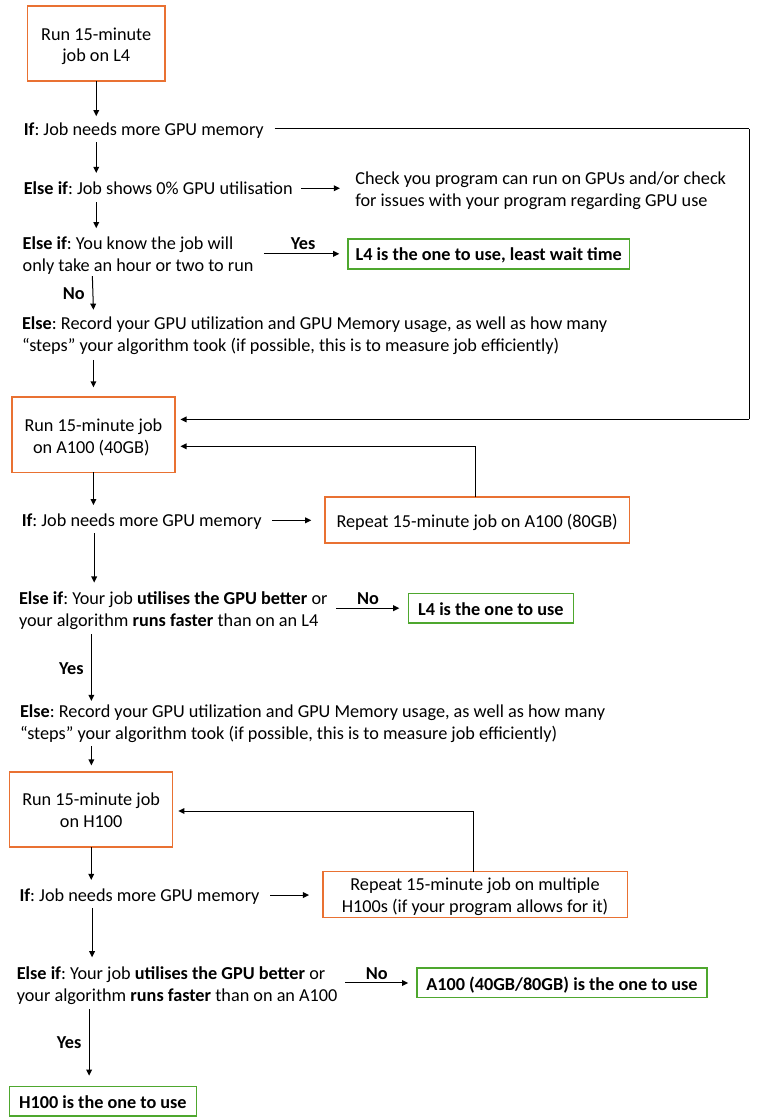
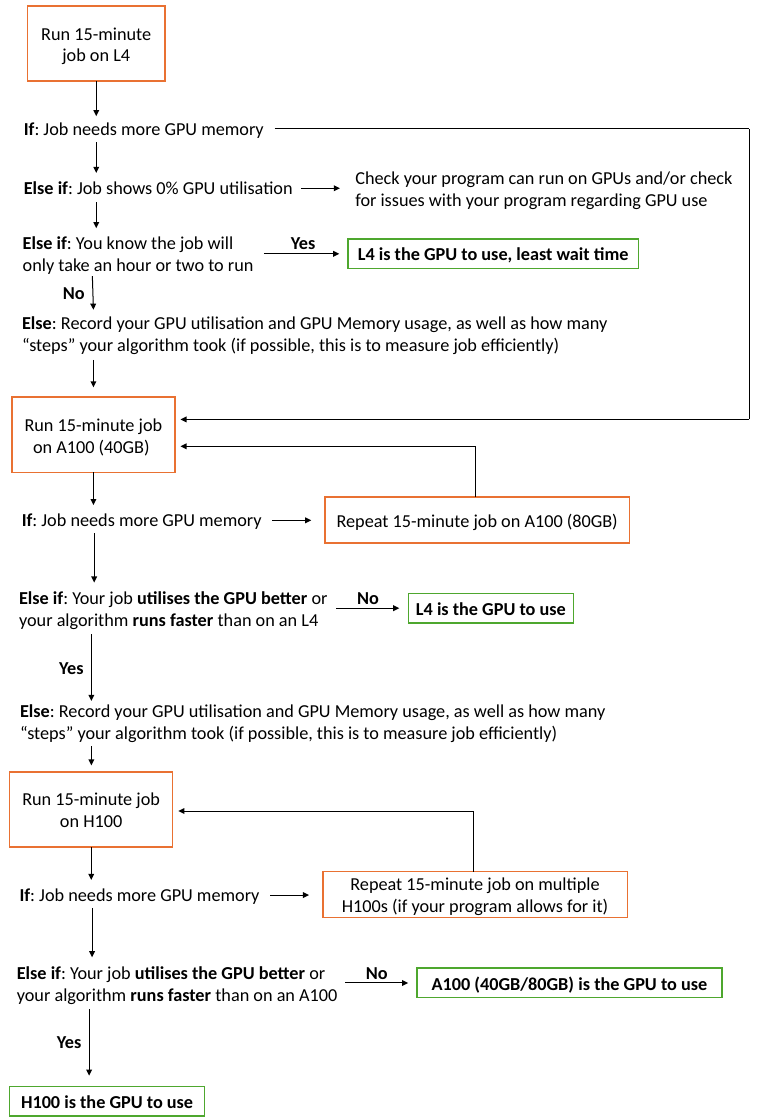
Before and after one commit to nesi/support-docs, a slide deck: slide 1 of docs/assets/images/GPU_What_GPU_is_right_for_your_job.pptx. Drawn at 761x1120 pixels with LibreOffice and Linux fonts; fonts in the diff are those of the drawing. Boxes give left, top, right and bottom in pixels: in the first picture for what was removed or moved away, otherwise in the second. Text is boxed around its words. In the diff, an @@ line names an element or a change of style, - is before the commit and + after.

```diff
--- a/docs/assets/images/GPU_What_GPU_is_right_for_your_job.pptx
+++ b/docs/assets/images/GPU_What_GPU_is_right_for_your_job.pptx
@@ text at (x1=355, y1=171, x2=732, y2=209): text changed @@
-Check you program can run on GPUs and/or check for issues with your program regarding GPU use
+Check your program can run on GPUs and/or check for issues with your program regarding GPU use
@@ rectangle "L4 is the GPU to ..." resized from (x1=348, y1=239, x2=630, y2=269) to (x1=348, y1=239, x2=638, y2=269) @@
@@ text in rectangle at (x1=358, y1=247, x2=629, y2=263): text changed @@
-L4 is the one to use, least wait time
+L4 is the GPU to use, least wait time
@@ text at (x1=22, y1=316, x2=608, y2=354): text changed @@
-Else: Record your GPU utilization and GPU Memory usage, as well as how many “steps” your algorithm took (if possible, this is to measure job efficiently)
+Else: Record your GPU utilisation and GPU Memory usage, as well as how many “steps” your algorithm took (if possible, this is to measure job efficiently)
@@ text in rectangle at (x1=416, y1=602, x2=566, y2=615): text changed @@
-L4 is the one to use
+L4 is the GPU to use
@@ text at (x1=20, y1=704, x2=606, y2=742): text changed @@
-Else: Record your GPU utilization and GPU Memory usage, as well as how many “steps” your algorithm took (if possible, this is to measure job efficiently)
+Else: Record your GPU utilisation and GPU Memory usage, as well as how many “steps” your algorithm took (if possible, this is to measure job efficiently)
@@ rectangle "A100 (40GB/80GB) is the GPU ..." resized from (x1=417, y1=968, x2=707, y2=997) to (x1=417, y1=968, x2=722, y2=997) @@
@@ text in rectangle at (x1=432, y1=976, x2=707, y2=993): text changed @@
-A100 (40GB/80GB) is the one to use
+A100 (40GB/80GB) is the GPU to use
@@ rectangle "H100 is the GPU to ..." resized from (x1=9, y1=1086, x2=196, y2=1116) to (x1=9, y1=1086, x2=204, y2=1116) @@
@@ text in rectangle at (x1=21, y1=1095, x2=193, y2=1108): text changed @@
-H100 is the one to use
+H100 is the GPU to use
```
Also in this commit, not shown: 4 other files.
